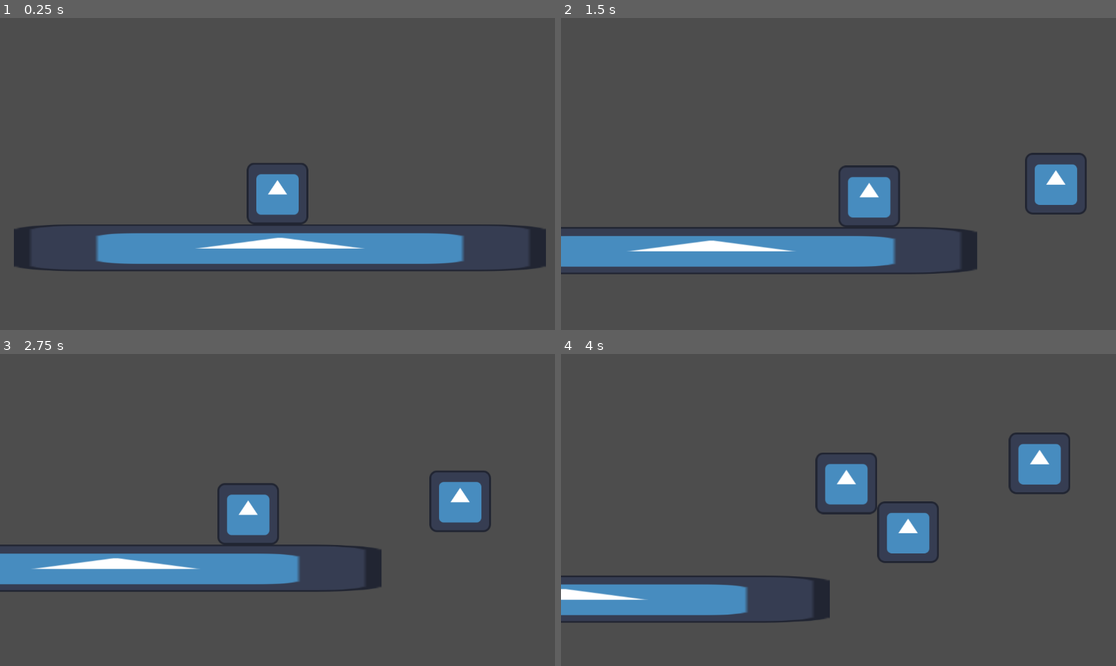
Above: before the commit, frames 1-4 (two rows, left to right).
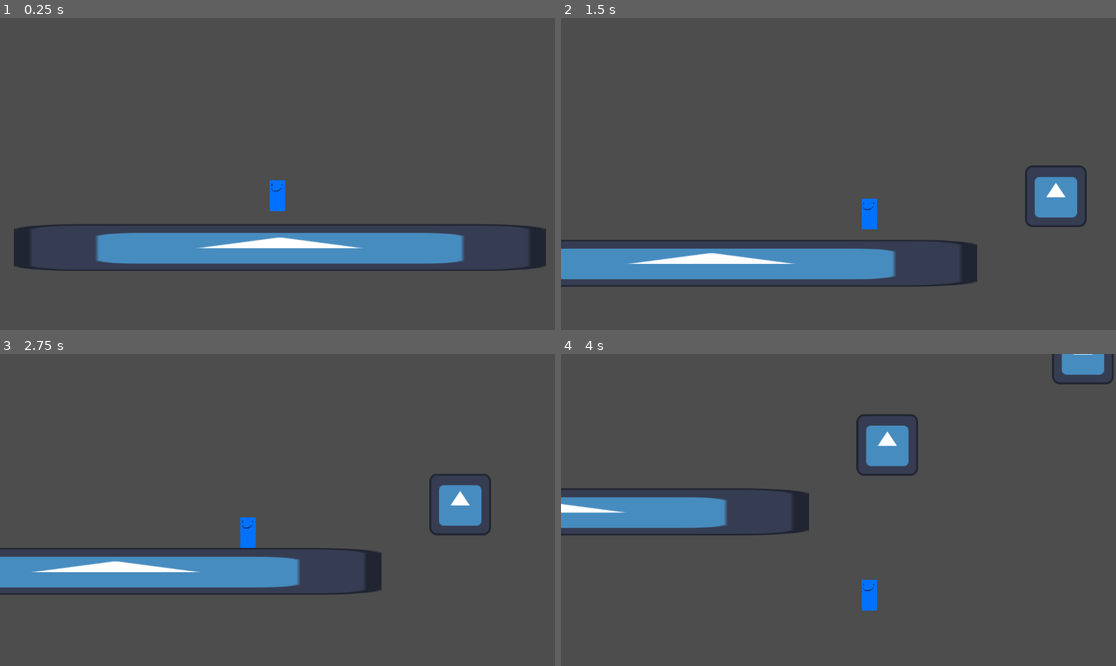
Above: after the commit, the same moments.

Repository: Jonty22439/GameDesignTask
Game: Godot game, scene res://Scenes/game_scene.tscn
Same seed, same stepped clock (60 frames per second), same inputs: the game is played once before the commit and once after it. The engine's default icon, where the game draws it, is replaced by a stand-in: a white triangle on a blue panel in a dark square.
Inputs:
- Up to frame 1 (0.25 s): no input
- Up to frame 2 (1.5 s): hold D (RightWalk) from 0.53 s (still down); tap W (Jump) at 0.6, 0.77, 1.07, 1.35 s
- Up to frame 3 (2.75 s): tap W (Jump) at 1.52, 1.82, 2.1 s; release D (RightWalk) at 2.03 s; hold A (LeftWalk) from 2.03 s (still down)
- Up to frame 4 (4 s): release A (LeftWalk) at 2.78 s; hold D (RightWalk) from 2.78 s (still down); tap W (Jump) at 2.85, 3.02, 3.32, 3.6, 3.77 s

The runs differ from the first frame. In frame 1, 1.7% of the frame differs, in the area x 22-79%, y 46-79%; in frame 2, 9.5%; in frame 3, 5.1%; in frame 4, 14%, in the area x 0-100%, y 0-87%.

Commit message:
Double Jump and Fred
I added double jump. I also added Fred, he is awesome. I tweaked the physics to be more suitable to Fred, because I want the player to look small in the game.

Diff:
--- a/MountainClimbingGame/Prefabs/Character.tscn
+++ b/MountainClimbingGame/Prefabs/Character.tscn
@@ -1,16 +1,16 @@
 [gd_scene load_steps=4 format=3 uid="uid://ba7sute0gamiq"]
 
 [ext_resource type="Script" path="res://Scripts/CharacterBody2D.gd" id="1_ehmgo"]
-[ext_resource type="Texture2D" uid="uid://bad0byw1qad8u" path="res://Sprites/icon.svg" id="2_5cfn3"]
+[ext_resource type="Texture2D" uid="uid://dpq1c8haqx30b" path="res://Sprites/Fred.png" id="2_bhijd"]
 
 [sub_resource type="RectangleShape2D" id="RectangleShape2D_beqr7"]
-size = Vector2(128, 128)
+size = Vector2(32, 64)
 
 [node name="Player" type="CharacterBody2D"]
 script = ExtResource("1_ehmgo")
 
 [node name="Sprite2D" type="Sprite2D" parent="."]
-texture = ExtResource("2_5cfn3")
+texture = ExtResource("2_bhijd")
 
 [node name="Camera2D" type="Camera2D" parent="."]
 position_smoothing_enabled = true
--- a/MountainClimbingGame/Scenes/game_scene.tscn
+++ b/MountainClimbingGame/Scenes/game_scene.tscn
@@ -14,10 +14,10 @@
 position = Vector2(1299, 408)
 
 [node name="Platform2" parent="." instance=ExtResource("2_0th1f")]
-position = Vector2(1572, 265)
+position = Vector2(1705, 218)
 
 [node name="Portal" parent="." instance=ExtResource("3_8mryb")]
-position = Vector2(1904, 34)
+position = Vector2(2188, 51)
 
 [node name="Player" parent="." instance=ExtResource("1_osg1m")]
 position = Vector2(579, 369)
--- a/MountainClimbingGame/Scripts/CharacterBody2D.gd
+++ b/MountainClimbingGame/Scripts/CharacterBody2D.gd
@@ -2,20 +2,24 @@
 
 
 const SPEED = 350.0
-const JUMP_VELOCITY = -800.0
+const JUMP_VELOCITY = -650.0
+# Jumping variables for double jump
+var max_jumps = 2
+var jump_count = 0
 
 # Get the gravity from the project settings to be synced with RigidBody nodes.
 var gravity = ProjectSettings.get_setting("physics/2d/default_gravity")
-
 
 func _physics_process(delta):
 	# Add the gravity.w
 	if not is_on_floor():
 		velocity.y += gravity * delta
-
+	if is_on_floor():
+		jump_count = 0
 	# Handle jump.
-	if Input.is_action_just_pressed("Jump") and is_on_floor():
+	if Input.is_action_just_pressed("Jump") and jump_count < max_jumps:
 		velocity.y = JUMP_VELOCITY
+		jump_count = jump_count + 1
 
 	# Get the input direction and handle the movement/deceleration.
 	# As good practice, you should replace UI actions with custom gameplay actions.
Binary file added: MountainClimbingGame/Sprites/Fred.png
Not shown, added: MountainClimbingGame/Sprites/Fred.png.import
